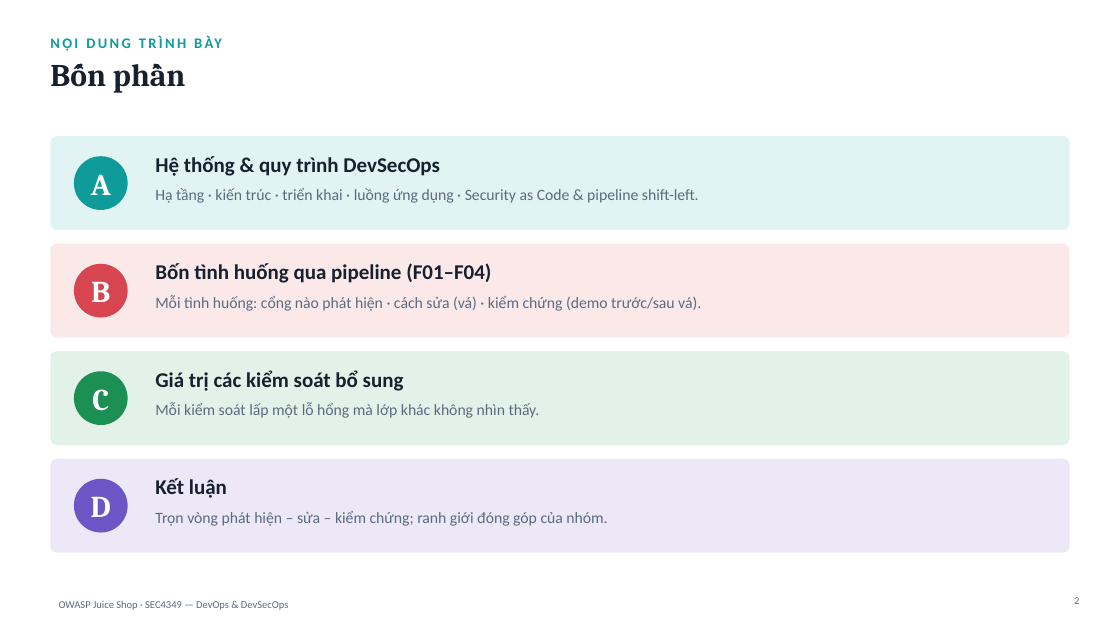
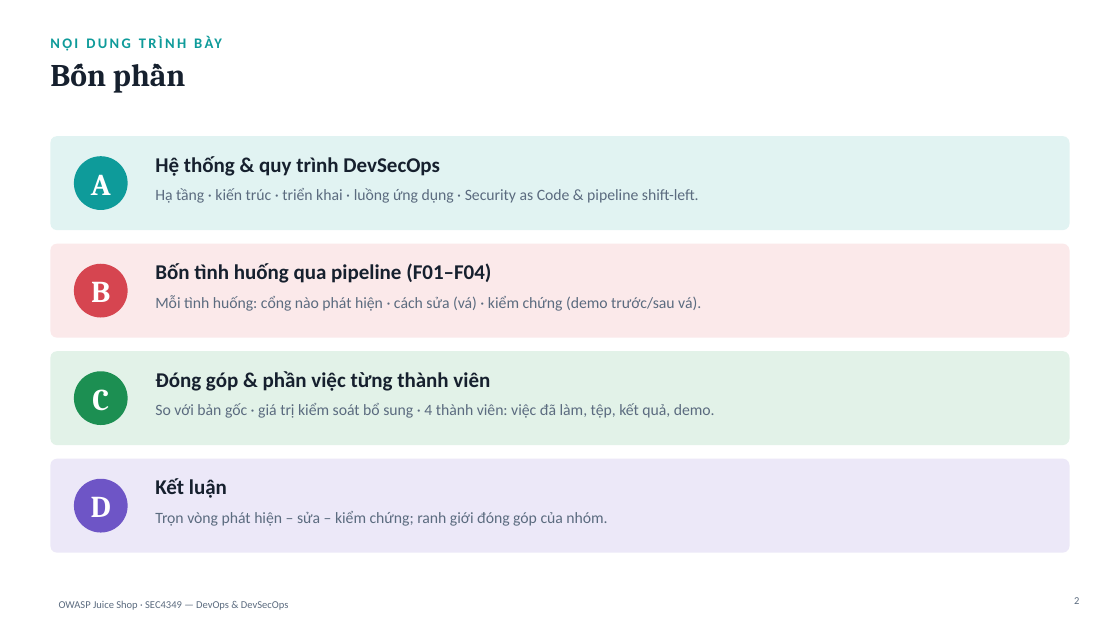
Before and after one commit to vuha211100-ui/juice-shop-sonarqube, a slide deck: slide 2 of report/SLIDE_BaoCao_JuiceShop.pptx. Drawn at 1120x630 pixels with LibreOffice and Linux fonts; fonts in the diff are those of the drawing. Boxes give left, top, right and bottom in pixels: in the first picture for what was removed or moved away, otherwise in the second. Text is boxed around its words. In the diff, an @@ line names an element or a change of style, - is before the commit and + after.

```diff
--- a/report/SLIDE_BaoCao_JuiceShop.pptx
+++ b/report/SLIDE_BaoCao_JuiceShop.pptx
@@ text at (155, 371, 490, 391): text changed @@
-Giá trị các kiểm soát bổ sung
+Đóng góp & phần việc từng thành viên
@@ text at (155, 403, 715, 418): text changed @@
-Mỗi kiểm soát lấp một lỗ hổng mà lớp khác không nhìn thấy.
+So với bản gốc · giá trị kiểm soát bổ sung · 4 thành viên: việc đã làm, tệp, kết quả, demo.
```
Also in this commit, not shown: 5 slides added, 2 other files.
